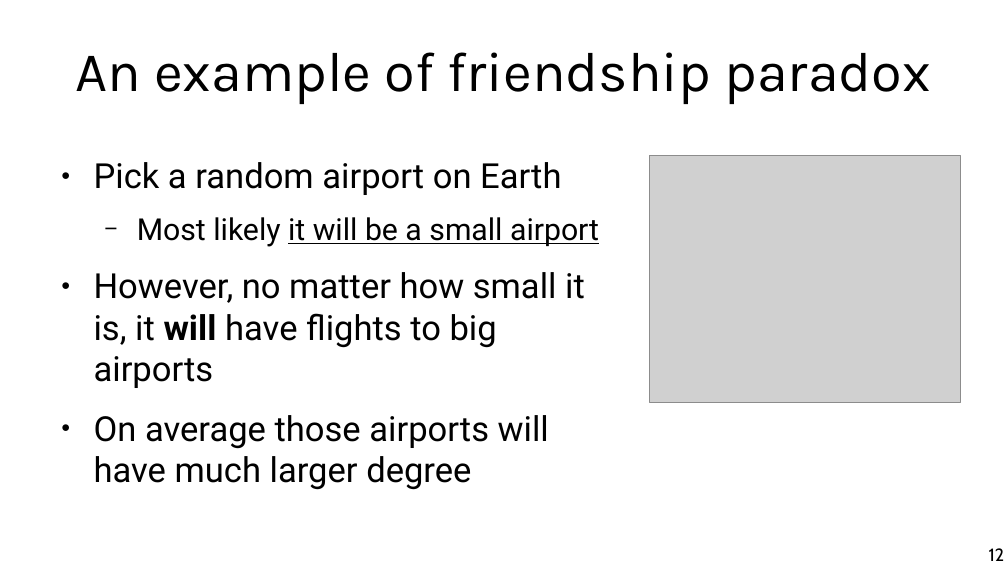
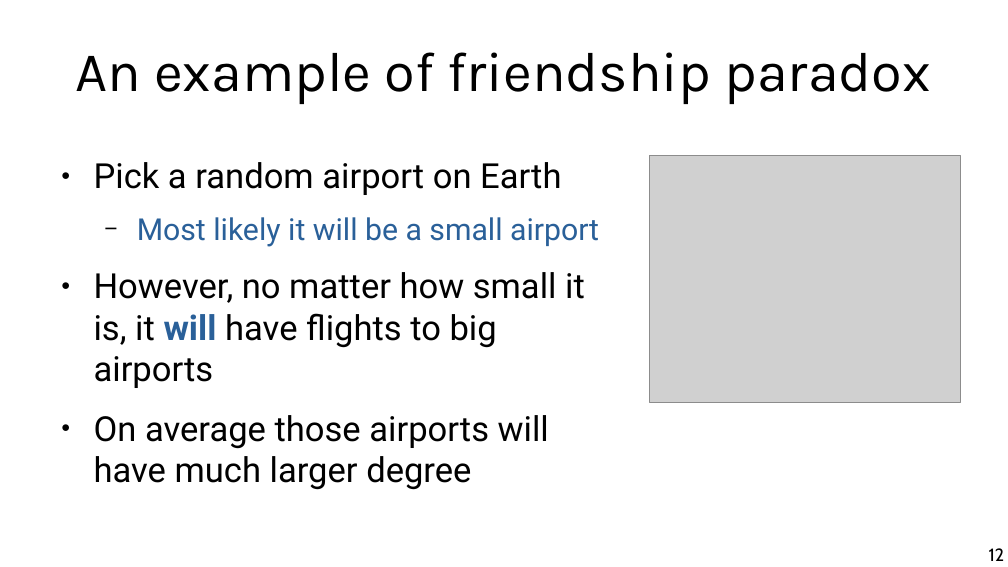
Before and after one commit to chatox/networks-science-course, a slide deck: slide 12 of theory/odp/tt14-friendship_paradox.odp. Drawn at 1008x567 pixels with LibreOffice and Linux fonts; fonts in the diff are those of the drawing; grey boxes stand for pictures. Boxes give left, top, right and bottom in pixels: in the first picture for what was removed or moved away, otherwise in the second. Text is boxed around its words. In the diff, an @@ line names an element or a change of style, - is before the commit and + after.

```diff
--- a/theory/odp/tt14-friendship_paradox.odp
+++ b/theory/odp/tt14-friendship_paradox.odp
@@ text at bbox=[94, 217, 599, 388]: text colour #000000 to #2A6099 in "Most likely it will be a small ...", "will"; underline off in "it will be a small airport" @@
```
Also in this commit, not shown: 6 other slides changed, 7 other files.
